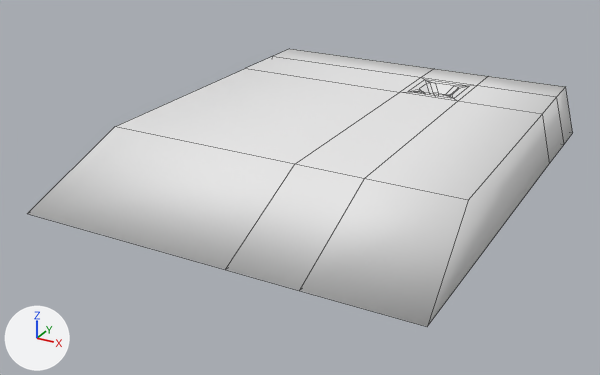
Renders of the OBJ model Assets/05_Art/02_Mesh/04_Items/JailProp/JailProp_Floor_A.obj from each side of a commit.
Before and after are seen from a 50 mm camera at (6.92, -13.89, 5.5) aimed at (-0.39, -0.6, -1.15). The lights are fixed; the arrows at lower left show +X, +Y and +Z. The picture after the commit comes second. Mesh edges are drawn as thin lines. Where no turn or scale is listed for an object, it has been applied to the vertices.

Objects in the first picture: 'JailProp_Floor_A'.
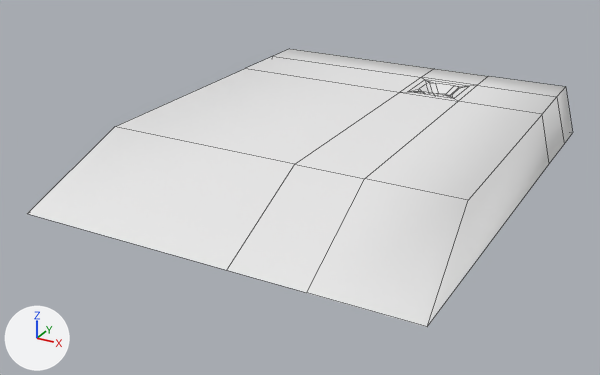
Diff of the bpy script that builds the scene:
```diff
--- a/Assets/05_Art/02_Mesh/04_Items/JailProp/JailProp_Floor_A.obj.py
+++ b/Assets/05_Art/02_Mesh/04_Items/JailProp/JailProp_Floor_A.obj.py
@@ me_jailprop_floor_a @@
 # used by ob_jailprop_floor_a; location = (0.0, 0.0, 0.0)
-me_jailprop_floor_a.from_pydata(...)  # 61 vertices, 69 faces; spans x -3.79..3.79, y -4.51..4.51, z -0.89..0.14
+me_jailprop_floor_a.from_pydata(...)  # 57 vertices, 60 faces; spans x -3.79..3.79, y -4.51..4.51, z -0.89..0.14
+# me_jailprop_floor_a part 1
+# 6 vertices are removed from x 0.44..1.75, y -4.51..3.67, z -0.89..-0.87
+# 12 faces are deleted
+# 1 vertex moves from x 1.75, y -2.3, z 0.12 to x 1.77, y -2.3, z 0.12
+# 2 vertices are added at (0.47, -4.51, -0.87), (1.88, -4.51, -0.87)
+# 3 new faces join them
 me_jailprop_floor_a.materials.append(mat_material__65)
```

Boxes (x1, y1, x2, y2) around the edits, measured in the pictures (600 x 375 px):
part 1 of me_jailprop_floor_a, reshaped: (27, 92, 541, 327) in both
